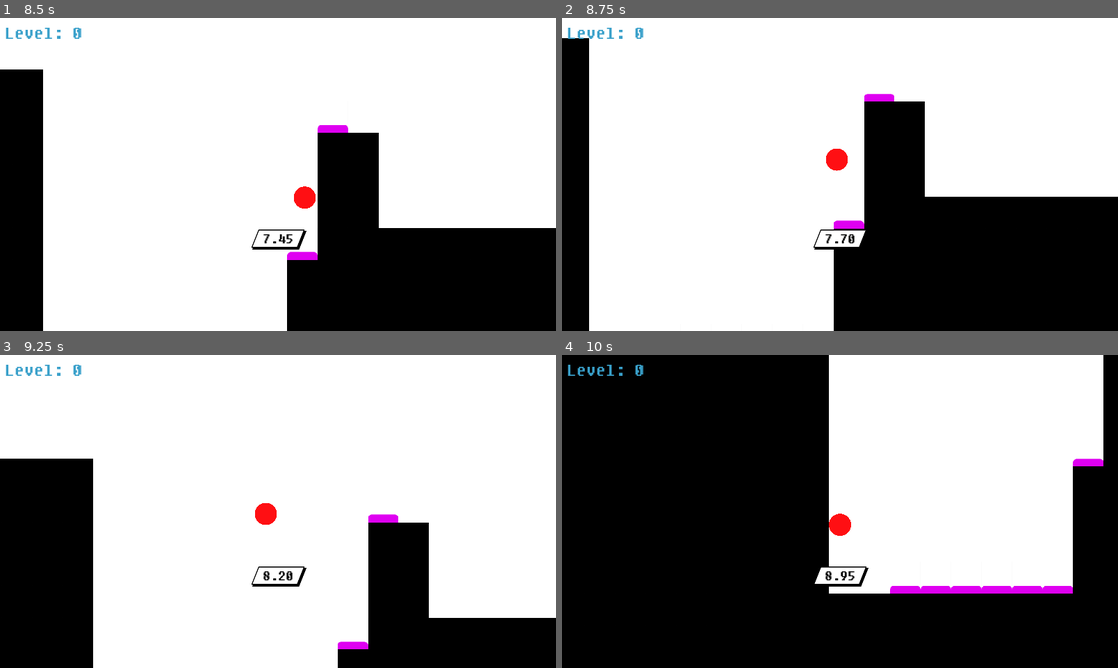
Above: before the commit, frames 1-4 (two rows, left to right).
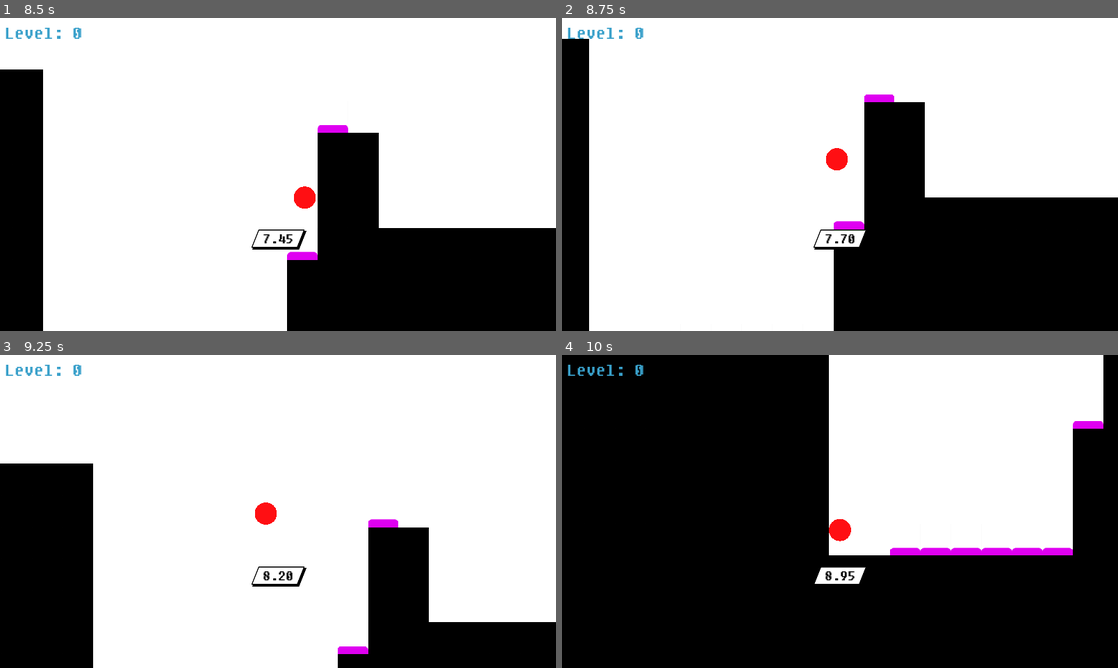
Above: after the commit, the same moments.

Repository: kagamiAL/CALHACKS_2024
Game: Godot game, scene res://scenes/Main/Main.tscn
The game is run twice, just before and just after one commit, with the same random seed, the same clock (stepped at 60 frames per second) and the same inputs.
Inputs:
- Up to frame 1 (8.5 s): click "Play" at 0.5 s; tap Enter (ui_accept) at 1.25, 1.52, 2.27, 3.77, 4.52, 5.27, 6.77, 7.52, 8.27 s; hold Right (ui_right) 1.28-2.78 s; hold Left (ui_left) 2.78-5.03 s; hold Right (ui_right) from 5.03 s (still down)
- Up to frame 2 (8.75 s): keep holding Right (ui_right)
- Up to frame 3 (9.25 s): release Right (ui_right) at 8.78 s; hold Left (ui_left) from 8.78 s (still down)
- Up to frame 4 (10 s): keep holding Left (ui_left); tap Enter (ui_accept) at 9.77 s

Frame 1 is identical in both runs. In frame 2, 0.2% of the frame differs, in the area x 0-100%, y 6-68%; in frame 3, 1.0%; in frame 4, 6.7%, in the area x 48-98%, y 21-77%.

Commit message:
fix collisions

Diff:
--- a/scenes/Player/Player.gd
+++ b/scenes/Player/Player.gd
@@ -8,6 +8,8 @@
 @export var trampoline_bounce_amt = 0
 
 @onready var initial_time = Time.get_ticks_msec()
+
+var _collisions = []
 
 signal died
 
@@ -44,6 +46,11 @@
 		linear_velocity.x = move_toward(linear_velocity.x, 0, SLOWDOWN)
 
 	$RayCast2D.position = global_position
+	for object in get_colliding_bodies():
+		if object is TileMap:
+			for collision in _collisions:
+				var layer = object.get_layer_for_body_rid(collision)
+				handle_tile_collision(layer)
 
 func play_animations(dir_x):
 	pass
@@ -95,11 +102,6 @@
 func is_on_floor():
 	return $RayCast2D.is_colliding()
 
-
-func _on_body_shape_entered(body_rid, body, body_shape_index, local_shape_index):
-	var layer = body.get_layer_for_body_rid(body_rid)
-	handle_tile_collision(layer)
-
 func _integrate_forces(state):
 	if reset_state:
 		state.transform = Transform2D(0.0, moveVector)
@@ -108,3 +110,10 @@
 func move_body(targetPos: Vector2):
 	moveVector = targetPos;
 	reset_state = true;
+
+func _on_area_2d_body_shape_entered(body_rid, body, body_shape_index, local_shape_index):
+	_collisions.append(body_rid)
+
+
+func _on_area_2d_body_shape_exited(body_rid, body, body_shape_index, local_shape_index):
+	_collisions.remove_at(_collisions.find(body_rid))
--- a/scenes/Player/Player.tscn
+++ b/scenes/Player/Player.tscn
@@ -24,6 +24,9 @@
 shadow_color = Color(0, 0, 0, 1)
 shadow_size = 1
 shadow_offset = Vector2(3, 3)
+
+[sub_resource type="CircleShape2D" id="CircleShape2D_tmwe0"]
+radius = 25.0
 
 [sub_resource type="CircleShape2D" id="CircleShape2D_hjcw1"]
 radius = 23.0
@@ -167,6 +170,11 @@
 horizontal_alignment = 1
 vertical_alignment = 1
 
+[node name="Area2D" type="Area2D" parent="."]
+
+[node name="CollisionShape2D" type="CollisionShape2D" parent="Area2D"]
+shape = SubResource("CircleShape2D_tmwe0")
+
 [node name="CollisionShape2D" type="CollisionShape2D" parent="."]
 shape = SubResource("CircleShape2D_hjcw1")
 
@@ -192,4 +200,5 @@
 top_level = true
 target_position = Vector2(0, 35)
 
-[connection signal="body_shape_entered" from="." to="." method="_on_body_shape_entered"]
+[connection signal="body_shape_entered" from="Area2D" to="." method="_on_area_2d_body_shape_entered"]
+[connection signal="body_shape_exited" from="Area2D" to="." method="_on_area_2d_body_shape_exited"]
Not shown: 1 places in scenes/Player/Player.tscn that only renumber resources
